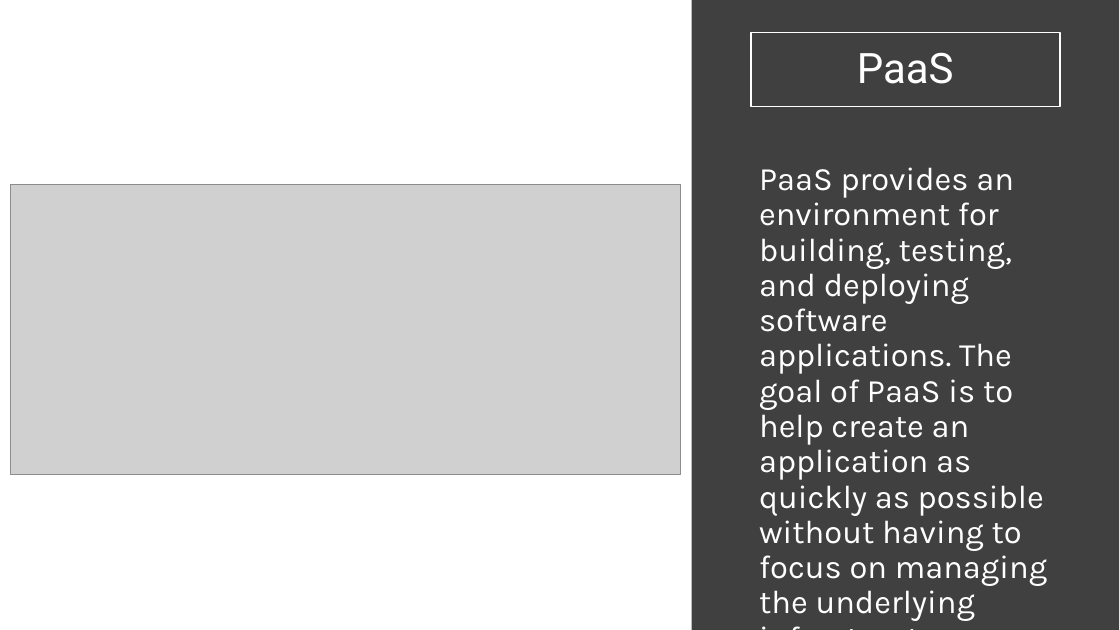
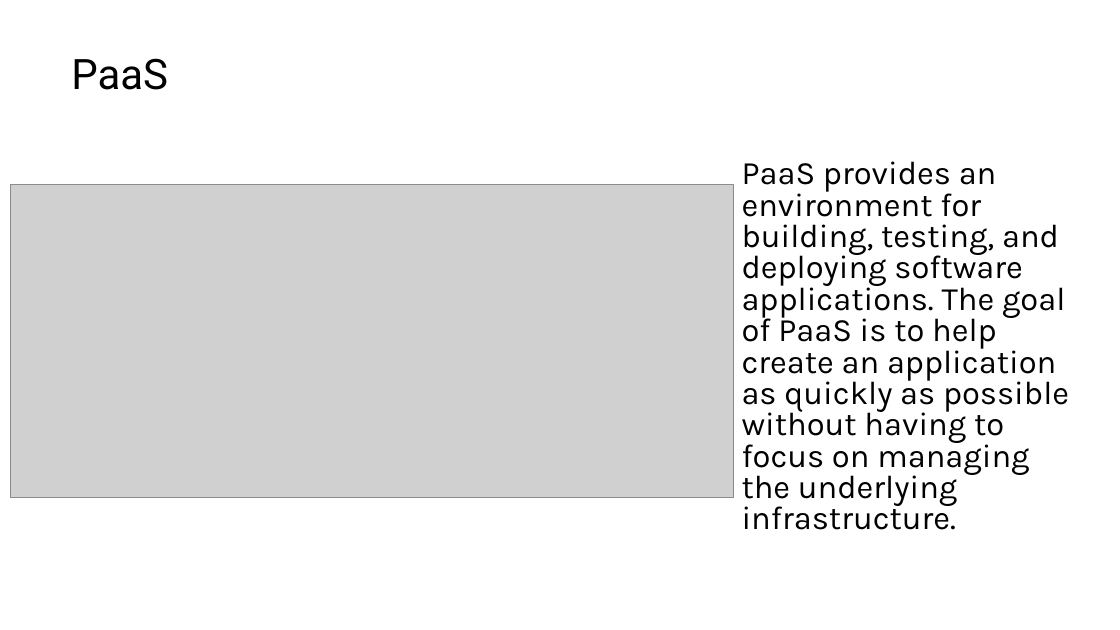
Before and after one commit to eamonnk/azfund, a slide deck: slide 19 of Templates/PPTs and pdfs released apr 2019/AZ-900T01 Microsoft Azure Fundamentals-01.pptx. Drawn at 1120x630 pixels with LibreOffice and Linux fonts; fonts in the diff are those of the drawing; grey boxes stand for pictures. Boxes give left, top, right and bottom in pixels: in the first picture for what was removed or moved away, otherwise in the second. Text is boxed around its words. In the diff, an @@ line names an element or a change of style, - is before the commit and + after.

```diff
--- a/Templates/PPTs and pdfs released apr 2019/AZ-900T01 Microsoft Azure Fundamentals-01.pptx
+++ b/Templates/PPTs and pdfs released apr 2019/AZ-900T01 Microsoft Azure Fundamentals-01.pptx
@@ rectangle removed at [691,0,1119,630] @@
@@ title "PaaS": place and size @@
-title "PaaS" at [751,33,1060,107]
+title "PaaS" at [71,58,168,90]
@@ title "PaaS" at [71,58,168,90]: text colour #FFFFFF to #000000; alignment centre to left; outline #FFFFFF 1.5 pt to none @@
@@ text "PaaS provides an environment for ...": place and size @@
-text "PaaS provides an environment for ..." at [759,167,1047,621]
+text "PaaS provides an environment for ..." at [742,161,1069,530]
@@ text "PaaS provides an environment for ..." at [742,161,1069,530]: text colour #FFFFFF to #000000; line spacing 0.9 to 0.8 @@
@@ picture: place and size @@
-picture at [10,184,681,475]
+picture at [10,184,733,497]
```
Also in this commit, not shown: 5 other slides changed, 1 other file.
